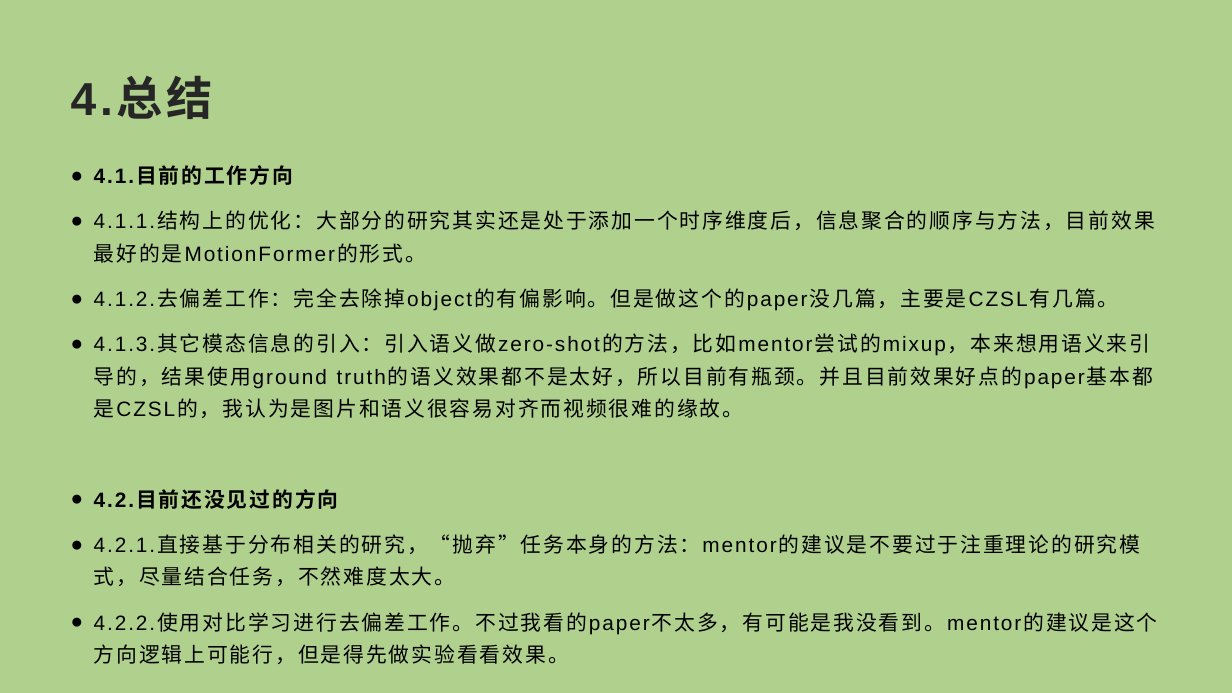
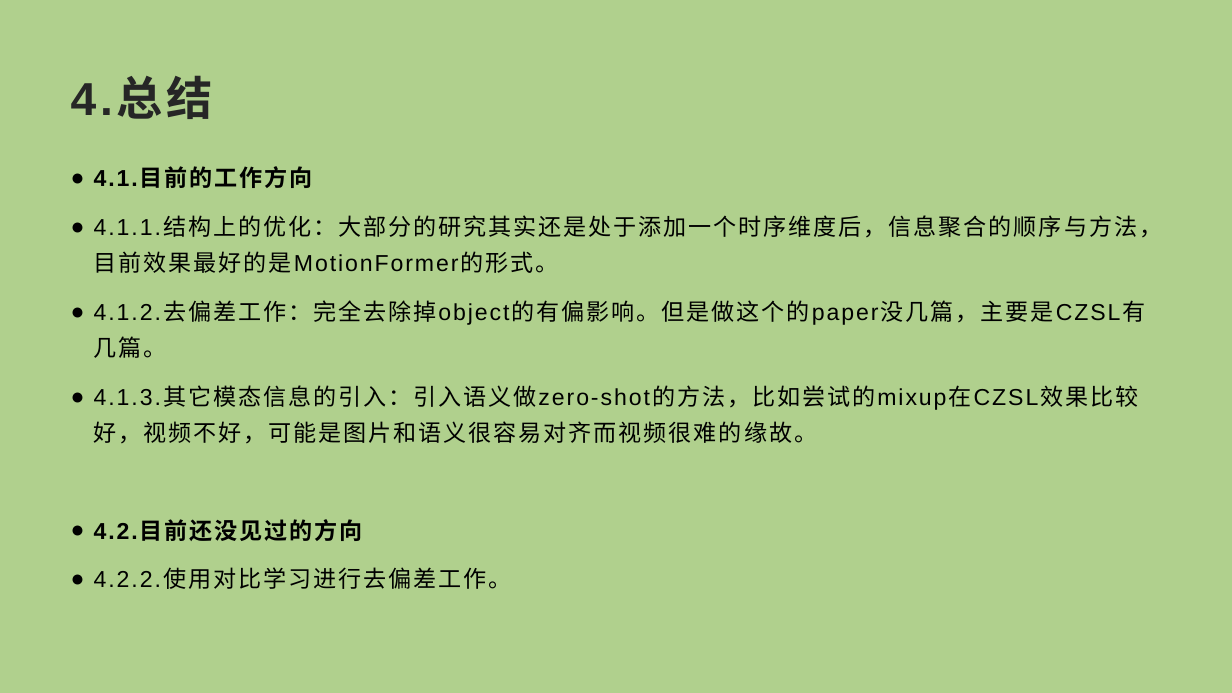
Before and after one commit to Randle-Github/paper-video-action-recognition, a slide deck: slide 12 of compositional action recognition survey.pptx. Drawn at 1232x693 pixels with LibreOffice and Linux fonts; fonts in the diff are those of the drawing. Boxes give left, top, right and bottom in pixels: in the first picture for what was removed or moved away, otherwise in the second. Text is boxed around its words. In the diff, an @@ line names an element or a change of style, - is before the commit and + after.

```diff
--- a/compositional action recognition survey.pptx
+++ b/compositional action recognition survey.pptx
@@ text at (x1=94, y1=168, x2=1163, y2=541): size 16.2 to 18 pt in "4.1.目前的工作方向", "4.1.1.结构上的优化：大部分的研究其实还是处于添加一个时序维度后，信息聚合的顺序与方法，目前效果最好的是Motion ...", "4.1.2.去偏差工作：完全去除掉object的有偏影响。但是做这个的paper没几篇，主要是CZSL有几篇。", "4.2.目前还没见过的方向" @@
@@ text at (x1=94, y1=386, x2=1139, y2=443): text changed; size 16.2 to 18 pt @@
-● 4.1.3.其它模态信息的引入：引入语义做zero-shot的方法，比如mentor尝试的mixup，本来想用语义来引导的，结果使用ground truth的语义效果都不是太好，所以目前有瓶颈。并且目前效果好点的paper基本都是CZSL的，我认为是图片和语义很容易对齐而视频很难的缘故。
+● 4.1.3.其它模态信息的引入：引入语义做zero-shot的方法，比如尝试的mixup在CZSL效果比较好，视频不好，可能是图片和语义很容易对齐而视频很难的缘故。
@@ text at (x1=94, y1=569, x2=512, y2=589): text changed; size 16.2 to 18 pt @@
-● 4.2.1.直接基于分布相关的研究，“抛弃”任务本身的方法：mentor的建议是不要过于注重理论的研究模式，尽量结合任务，不然难度太大。
-● 4.2.2.使用对比学习进行去偏差工作。不过我看的paper不太多，有可能是我没看到。mentor的建议是这个方向逻辑上可能行，但是得先做实验看看效果。
+● 4.2.2.使用对比学习进行去偏差工作。
```
Also in this commit, not shown: 9 other slides changed, 5 slides removed, 4 other files.
